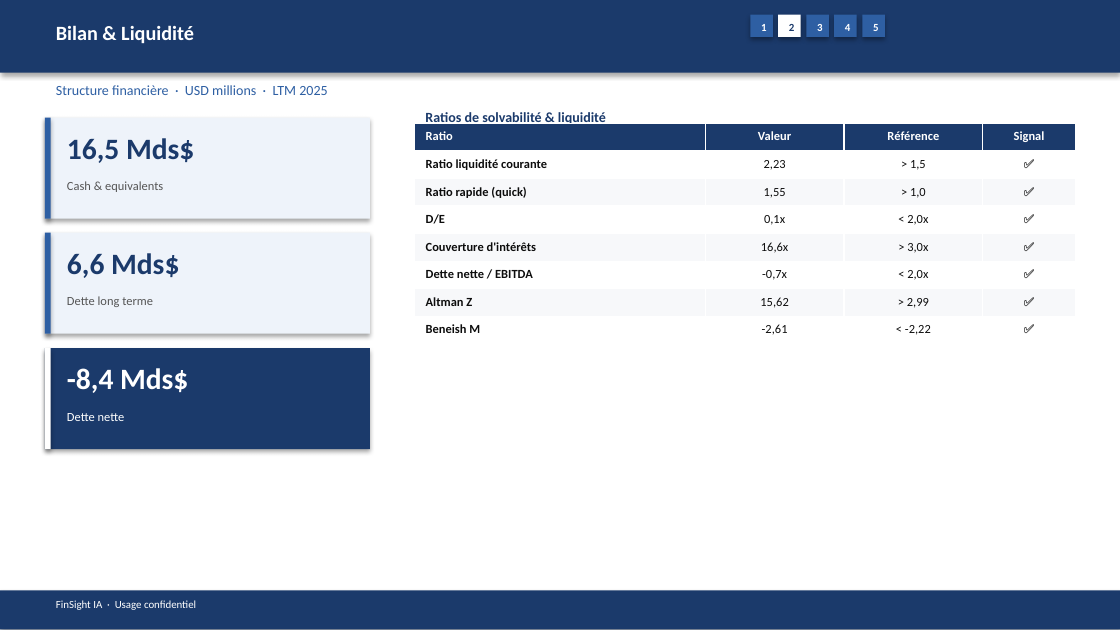
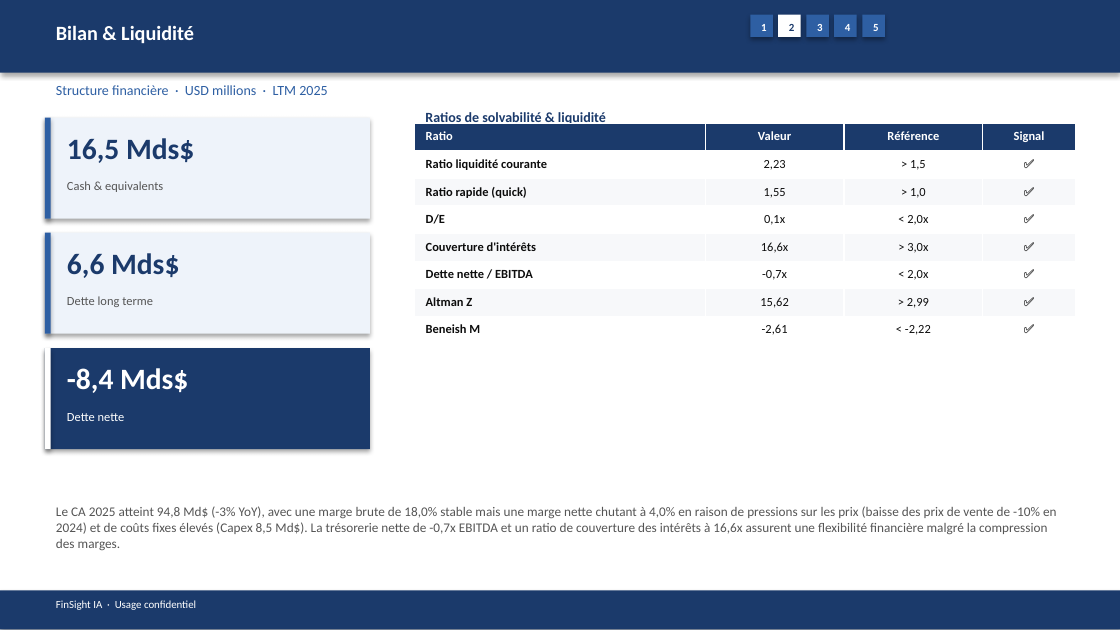
Before and after one commit to baptistejeh07-art/finsight-ia, a slide deck: slide 9 of preview/TSLA/TSLA_pitchbook.pptx. Drawn at 1120x630 pixels with LibreOffice and Linux fonts; fonts in the diff are those of the drawing. Boxes give left, top, right and bottom in pixels: in the first picture for what was removed or moved away, otherwise in the second. Text is boxed around its words. In the diff, an @@ line names an element or a change of style, - is before the commit and + after.

```diff
--- a/preview/TSLA/TSLA_pitchbook.pptx
+++ b/preview/TSLA/TSLA_pitchbook.pptx
@@ text added at <box>56,506,1057,550</box>, 8.5 pt, text #555555 @@
+Le CA 2025 atteint 94,8 Md$ (-3% YoY), avec une marge brute de 18,0% stable mais une marge nette chutant à 4,0% en raison de pressions sur les prix (baisse des prix de vente de -10% en 2024) et de coûts fixes élevés (Capex 8,5 Md$). La trésorerie nette de -0,7x EBITDA et un ratio de couverture des intérêts à 16,6x assurent une flexibilité financière malgré la compression des marges.
```
Also in this commit, not shown: 17 other slides changed, 4 other files.
